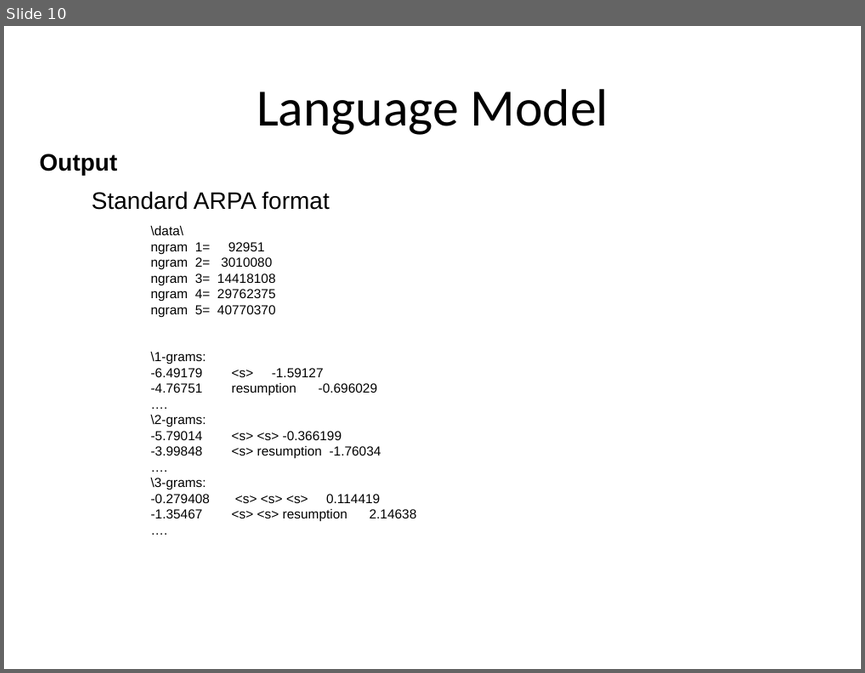
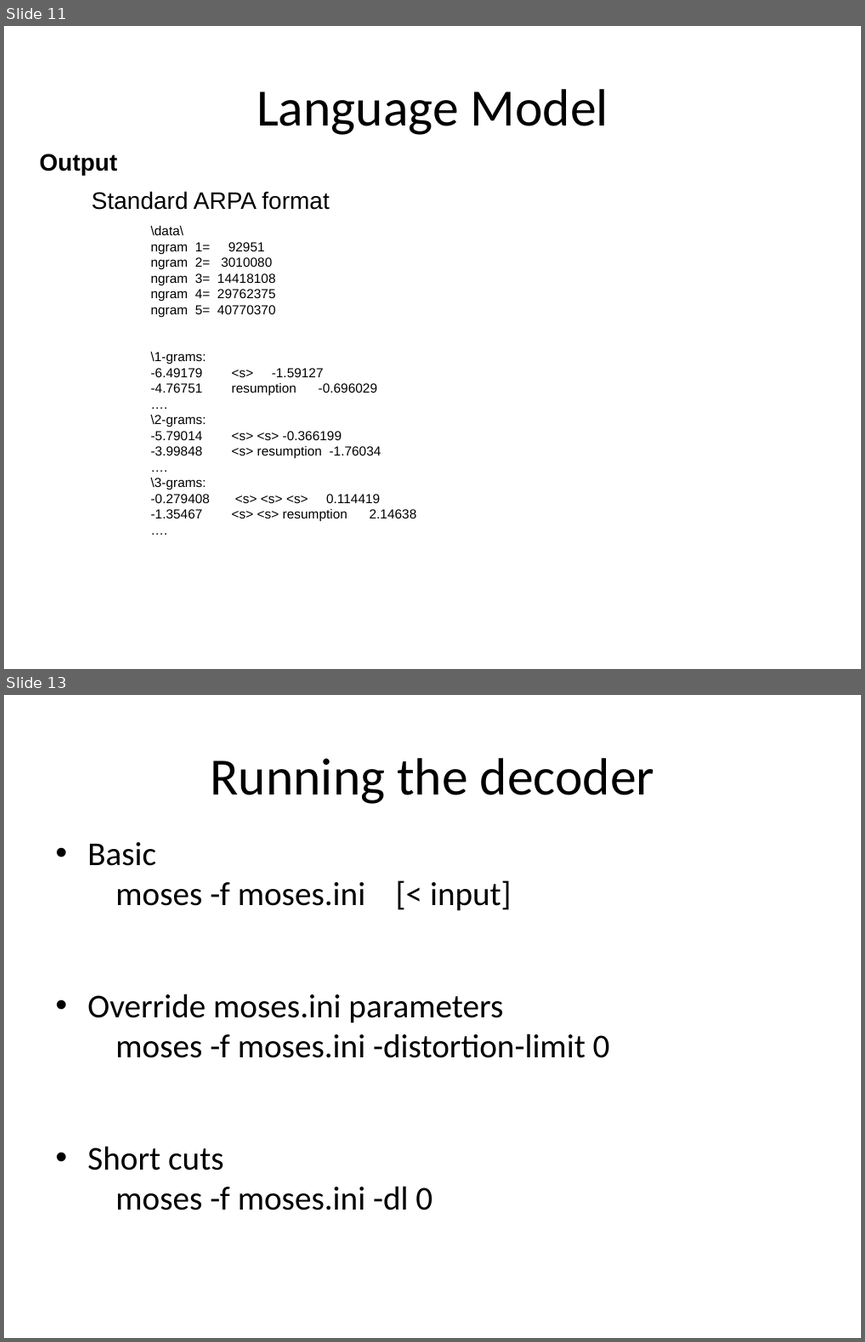
Before and after one commit to hieuhoang/papers, a slide deck: icon.2014/Basics.odp. Shown one above the other, each under a label of ours: slide 10 before the commit, slides 11 and 13 after it; the slides between them are not shown. The pictures are 865x673 and 865x1342 pixels, drawn with LibreOffice and Linux fonts; fonts in the diff are those of the drawing; background and template pictures are left out. Boxes give left, top, right and bottom in pixels: in the first picture for what was removed or moved away, otherwise in the second. Text is boxed around its words. In the diff, an @@ line names an element or a change of style, - is before the commit and + after.

```diff
--- a/icon.2014/Basics.odp
+++ b/icon.2014/Basics.odp
@@ slide 13 added at <box>4,695,861,1338</box>, background #FFFFFF @@
@@ title added at <box>211,758,654,804</box>, 44 pt, text #000000 @@
+Running the decoder
@@ text added at <box>87,842,610,1210</box>, 28 pt, text #000000 @@
+• Basic
+moses -f moses.ini [< input]
+• Override moses.ini parameters
+moses -f moses.ini -distortion-limit 0
+• Short cuts
+moses -f moses.ini -dl 0
@@ what was slide 10 is now slide 11 @@
```
Also in this commit, not shown: 4 other slides added, 1 slide removed.
